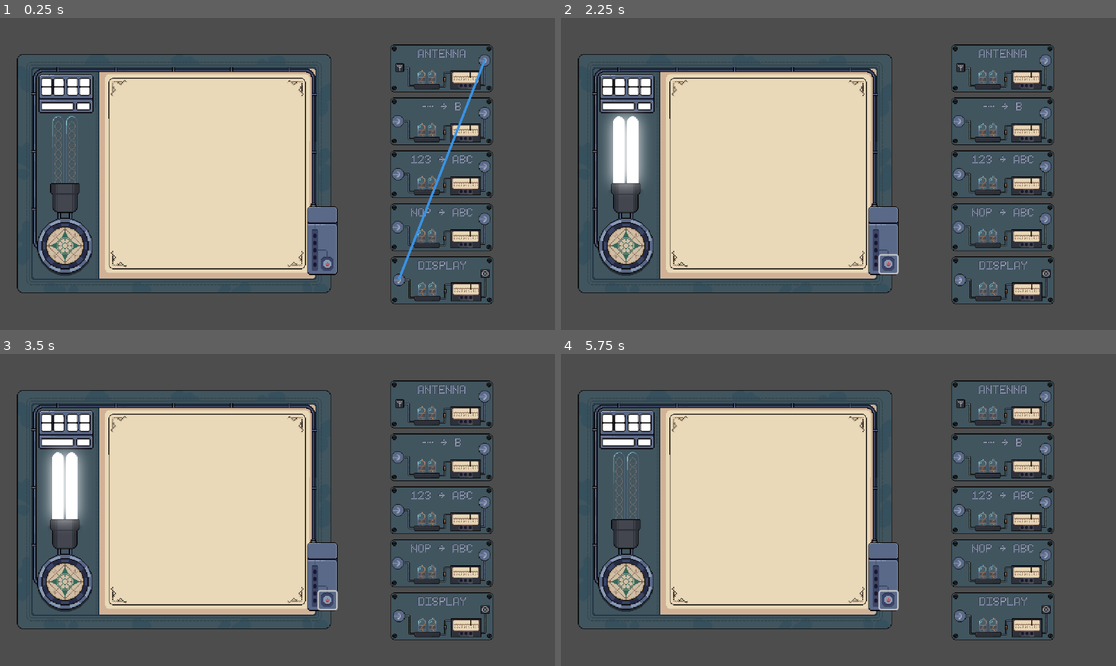
Above: before the commit, frames 1-4 (two rows, left to right).
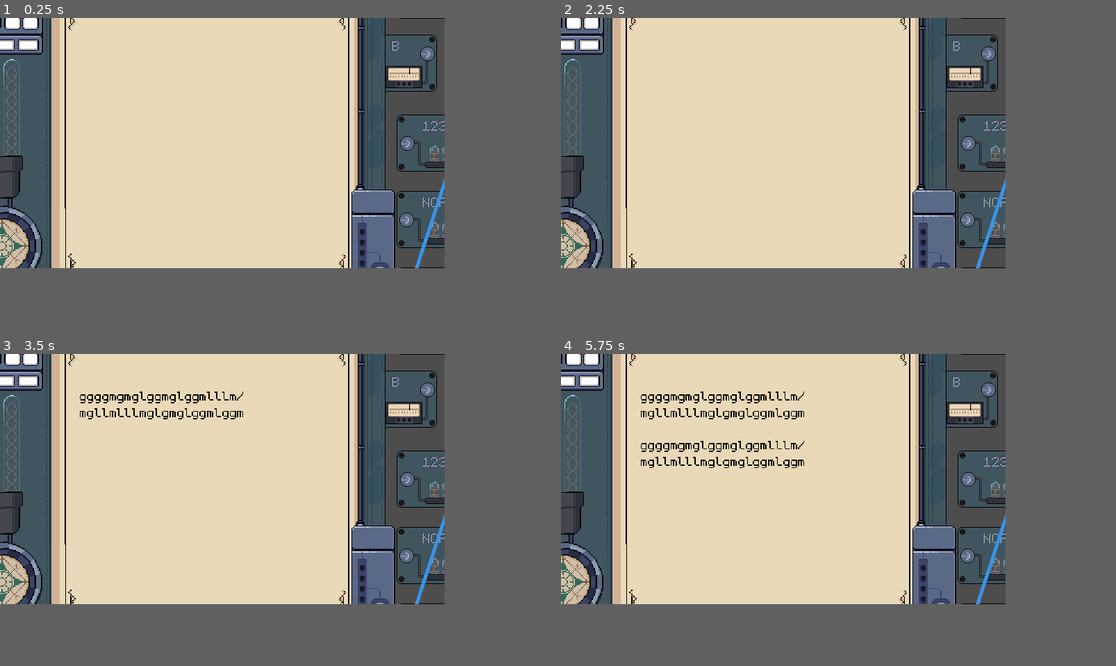
Above: after the commit, the same moments.

Repository: Limit-sest/wiretap
Game: Godot game, scene res://main.tscn
The game is run twice, just before and just after one commit, with the same random seed, the same clock (stepped at 60 frames per second) and the same inputs.
Inputs (mouse positions are in pixels of both pictures, inside the frame that each line leads up to):
- Up to frame 1 (0.25 s): no input
- Up to frame 2 (2.25 s): click (888, 264) at 0.52 s; tap Enter at 1.25 s; move the mouse to (766, 174) at 1.27 s; hold Right 1.28-2.03 s; tap Alt at 1.35 s; click (766, 174) at 1.42 s; tap Space at 2 s; move the mouse to (960, 280) at 2.02 s; hold Down from 2.03 s (still down); tap Shift at 2.1 s; click (960, 280) at 2.17 s
- Up to frame 3 (3.5 s): move the mouse to (482, 397) at 2.77 s; release Down at 2.78 s; hold Right from 2.78 s (still down); tap Alt at 2.85 s; click (482, 397) at 2.92 s
- Up to frame 4 (5.75 s): tap Enter at 3.5, 5 s; move the mouse to (1043, 503) at 3.52 s; release Right at 3.53 s; hold Up 3.53-4.28 s; tap Shift at 3.6, 5.1 s; click (1043, 503) at 3.67 s; tap Space at 4.25 s; move the mouse to (960, 510) at 4.27 s; hold Left from 4.28 s (still down); tap Alt at 4.35 s; click (960, 510) at 4.42 s; move the mouse to (1043, 447) at 5.02 s; click (1043, 447) at 5.17 s
The window is 799x449 before the commit and 640x360 after it. Grey fills any space a smaller window leaves; there, only what the larger window draws over its background counts as a difference.

The runs differ from the first frame. In frame 1, 37% of the frame differs, in the area x 0-89%, y 0-92%; in frame 2, 37%; in frame 3, 37%; in frame 4, 37%.

Commit message:
Fix screen sizing

Diff:
--- a/main.tscn
+++ b/main.tscn
@@ -24,7 +24,7 @@
 
 [node name="tty" parent="." instance=ExtResource("1_ig7tw")]
 unique_name_in_owner = true
-position = Vector2(-214, 0)
+position = Vector2(-90, -1)
 
 [node name="Signal send" type="Timer" parent="."]
 wait_time = 2.5
@@ -36,9 +36,7 @@
 
 [node name="Display" type="Sprite2D" parent="CanvasGroup"]
 position = Vector2(341, 245)
-scale = Vector2(1.2, 1.2)
 texture = ExtResource("6_7mycd")
-offset = Vector2(0.5, 0.5)
 
 [node name="Input" type="Area2D" parent="CanvasGroup/Display" groups=["input", "ports"]]
 position = Vector2(-74, -1)
@@ -63,9 +61,7 @@
 [node name="Antenna" type="Sprite2D" parent="CanvasGroup"]
 unique_name_in_owner = true
 position = Vector2(340, -195)
-scale = Vector2(1.2, 1.2)
 texture = ExtResource("6_7mycd")
-offset = Vector2(0.5, 0.5)
 
 [node name="Output" type="Area2D" parent="CanvasGroup/Antenna" groups=["output", "ports"]]
 position = Vector2(75, -13.333336)
@@ -89,9 +85,7 @@
 
 [node name="Numbers" type="Sprite2D" parent="CanvasGroup"]
 position = Vector2(340, 25)
-scale = Vector2(1.2, 1.2)
 texture = ExtResource("6_7mycd")
-offset = Vector2(0.5, 0.5)
 
 [node name="Output" type="Area2D" parent="CanvasGroup/Numbers" groups=["output", "ports"]]
 position = Vector2(75, -13.333332)
@@ -123,10 +117,8 @@
 texture = ExtResource("5_272bh")
 
 [node name="Morse" type="Sprite2D" parent="CanvasGroup"]
-position = Vector2(340, -85)
-scale = Vector2(1.2, 1.2)
+position = Vector2(220, -90)
 texture = ExtResource("6_7mycd")
-offset = Vector2(0.5, 0.5)
 
 [node name="Output" type="Area2D" parent="CanvasGroup/Morse" groups=["output", "ports"]]
 position = Vector2(75, -14.166669)
@@ -158,9 +150,7 @@
 
 [node name="Caesar" type="Sprite2D" parent="CanvasGroup"]
 position = Vector2(340, 135)
-scale = Vector2(1.2, 1.2)
 texture = ExtResource("6_7mycd")
-offset = Vector2(0.5, 0.5)
 
 [node name="Output" type="Area2D" parent="CanvasGroup/Caesar" groups=["output", "ports"]]
 position = Vector2(75, -14.166669)
--- a/project.godot
+++ b/project.godot
@@ -19,6 +19,13 @@
 
 WiringManager="*res://scripts/wiring_manager.gd"
 
+[display]
+
+window/size/viewport_width=640
+window/size/viewport_height=360
+window/stretch/mode="viewport"
+window/stretch/scale_mode="integer"
+
 [editor_plugins]
 
 enabled=PackedStringArray("res://addons/godot_super-wakatime/plugin.cfg")
@@ -31,3 +38,4 @@
 
 renderer/rendering_method="gl_compatibility"
 renderer/rendering_method.mobile="gl_compatibility"
+2d/snap/snap_2d_transforms_to_pixel=true
